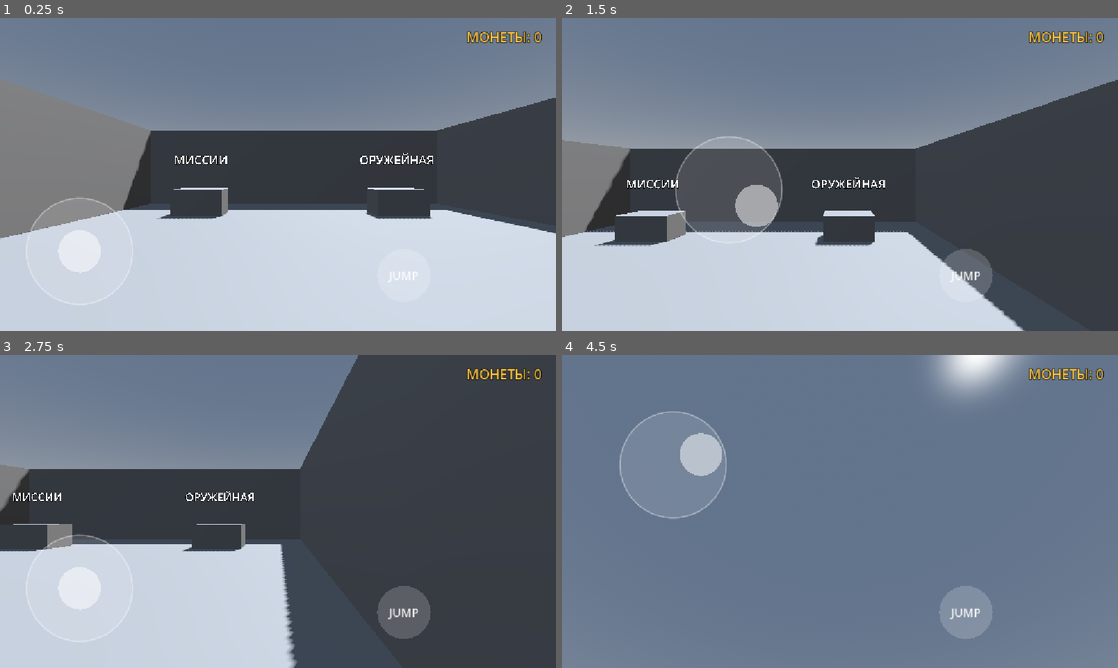
Above: before the commit, frames 1-4 (two rows, left to right).
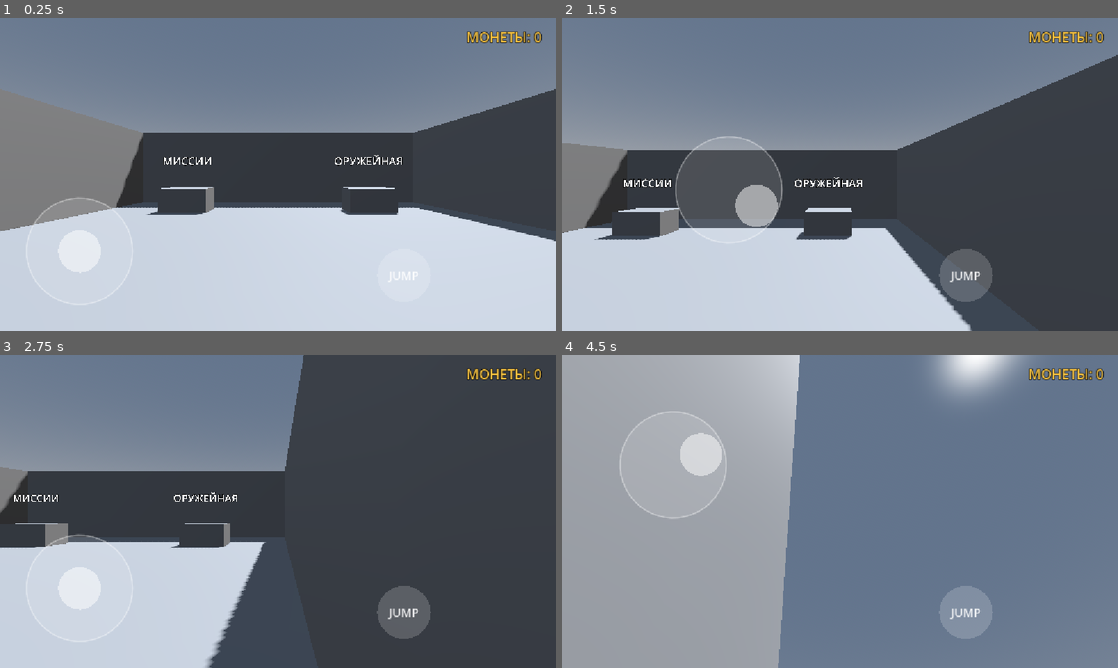
Above: after the commit, the same moments.

Repository: gsmboss/dead-zone
Game: Godot game, scene res://hub/hub.tscn
Two runs of this game, one before a commit and one after it. Both use one fixed random seed, a clock stepped at 60 frames per second and the inputs below.
Inputs (mouse positions are in pixels of both pictures, inside the frame that each line leads up to):
- Up to frame 1 (0.25 s): no input
- Up to frame 2 (1.5 s): tap Enter at 0.5 s; move the mouse to (962, 158) at 0.52 s; hold D (move_right) 0.53-1.25 s; hold F (fire) 0.53-1.25 s; click (962, 158) at 0.67 s; tap Space (jump) at 0.77 s; drag from (728, 190) to (812, 237) at 1.27 s
- Up to frame 3 (2.75 s): move the mouse to (333, 442) at 2.02 s; hold D (move_right) from 2.03 s (still down); tap Q (switch_weapon) at 2.1 s
- Up to frame 4 (4.5 s): release D (move_right) at 2.75 s; drag from (812, 574) to (673, 464) at 2.77 s; tap Space (jump) at 3.5, 3.77 s; move the mouse to (1006, 558) at 3.52 s; hold A (move_left) 3.53-4.25 s; hold F (fire) 3.53-4.25 s; drag from (673, 464) to (756, 433) at 4.27 s

The runs differ from the first frame. In frame 1, 3.8% of the frame differs, in the area x 0-100%, y 22-72%; in frame 2, 6.9%; in frame 3, 7.7%; in frame 4, 41%, in the area x 0-43%, y 0-100%.

Commit message:
Игрок: камера в центре головы (не уходит в стены), Gun без top_level
Co-Authored-By: Claude Opus 5.5 <noreply@anthropic.com>
Claude-Session: https://claude.ai/code/session_01LjqrD6RmvFctAUL3Ui1auX

Diff:
--- a/player/player.tscn
+++ b/player/player.tscn
@@ -23,7 +23,6 @@
 transform = Transform3D(1, 0, 0, 0, 1, 0, 0, 0, 1, 0, 1.6, 0)
 
 [node name="Camera3D" type="Camera3D" parent="Head" unique_id=711744397]
-transform = Transform3D(1, 0, 0, 0, 1, 0, 0, 0, 1, -0.85144174, 0, -0.6711168)
 
 [node name="WeaponManager" type="Node3D" parent="Head/Camera3D" unique_id=823534231]
 script = ExtResource("2_g6k8r")
@@ -31,7 +30,6 @@
 
 [node name="Gun" type="CSGBox3D" parent="Head/Camera3D/WeaponManager" unique_id=775422360]
 transform = Transform3D(1, 0, 0, 0, 1, 0, 0, 0, 1, 0.22, -0.2, -0.45)
-top_level = true
 size = Vector3(0.08, 0.12, 0.45)
 
 [node name="MuzzleFlash" type="OmniLight3D" parent="Head/Camera3D/WeaponManager/Gun" unique_id=1517374245]
